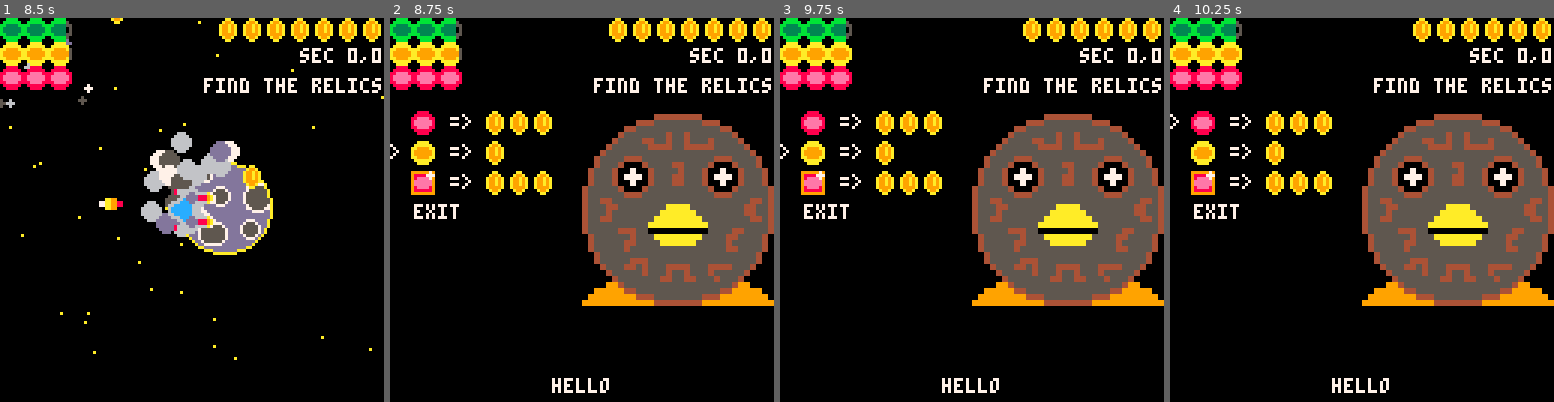
Above: before the commit, frames 1-4 (left to right).
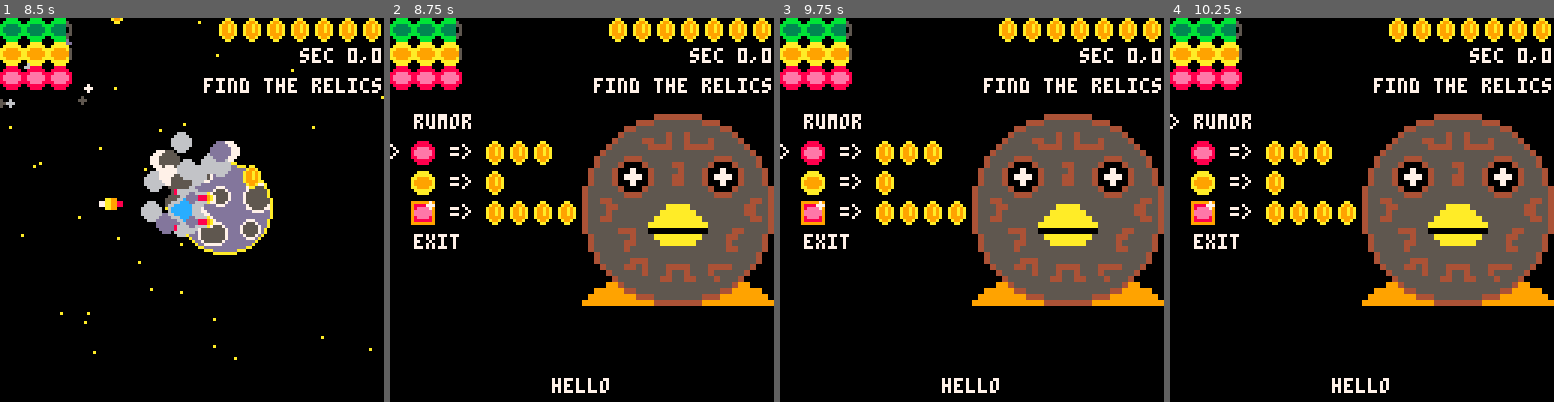
Above: after the commit, the same moments.

Repository: bobgar/pico-jam
Game: PICO-8 cartridge pico-jam.p8
The game is run twice, just before and just after one commit, with the same random seed, the same clock (stepped at 60 frames per second) and the same inputs.
Inputs:
- Up to frame 1 (8.5 s): tap X (X key) at 0.33, 1.07, 1.85, 2.97, 4.08, 5.2, 6.32, 7.43 s; tap O (Z key) at 0.7, 1.7, 2.1, 2.5, 2.9, 3.3, 3.7, 4.1, 4.5, 4.9, 5.3, 5.7, 6.1, 6.5, 6.9, 7.3, 7.7, 8.1 s; hold Right 1.6-2.1 s; hold Up 2.15-2.42 s; hold Right 2.47-3.03 s; hold Left 3.08-3.58 s; hold Down 3.63-3.97 s; hold Right 4.02-4.68 s; hold Up 4.73-5.03 s; hold Left 5.08-5.68 s; hold Down 5.73-6.03 s; hold Right 6.08-6.58 s; hold Right 6.63-7.13 s; hold Up 7.18-7.45 s; hold Right 7.5-8.07 s; hold Left from 8.12 s (still down)
- Up to frame 2 (8.75 s): tap O (Z key) at 8.5 s; tap X (X key) at 8.55 s; release Left at 8.62 s; hold Down from 8.67 s (still down)
- Up to frame 3 (9.75 s): tap O (Z key) at 8.9, 9.3, 9.7 s; release Down at 9 s; hold Right 9.05-9.72 s; tap X (X key) at 9.67 s
- Up to frame 4 (10.25 s): hold Up 9.77-10.07 s; tap O (Z key) at 10.1 s; hold Left from 10.12 s (still down)

Frame 1 is identical in both runs. In frame 2, 4.4% of the frame differs, in the area x 5-49%, y 24-61%; in frame 3, 4.6%, in the area x 5-62%, y 0-61%; in frame 4, 4.6%.

Commit message:
More stuff

Diff:
--- a/cheats.lua
+++ b/cheats.lua
@@ -1,12 +1,27 @@
 function cheat(name)
     return activecheats[name]
+end
+
+function cheatcodeasstring(c)
+    local returnstring = ""
+    for i in all(cheatcodes[c]) do
+        local j=""
+        if i == ⬆️ then j = "⬆️" end
+        if i == ⬇️ then j = "⬇️" end
+        if i == ⬅️ then j = "⬅️" end
+        if i == ➡️ then j = "➡️" end
+        if i == 🅾️ then j = "🅾️" end
+        if i == ❎ then j = "❎" end
+        returnstring = returnstring .. j
+    end
+    return returnstring
 end
 
 function cheatsinit()
     codeprogress = {}
     cheatcodes = {}
     activecheats = {}
-    cheatnames = {"cheat", "debug", "win", "mouseenabled","fastmode","allcry"}
+    cheatnames = {"cheat", "debug", "win", "mouseenabled","fastmode","allcry", "nocls"}
 
     add(cheatcodes, {⬆️,⬆️,⬇️,⬇️,⬅️,➡️,⬅️,➡️,🅾️,❎,❎})
     add(cheatcodes, {⬆️,⬇️,🅾️,❎})
@@ -14,6 +29,7 @@
     add(cheatcodes, {⬆️,⬆️,🅾️,⬆️,⬆️,❎})
     add(cheatcodes, {➡️,➡️,➡️,➡️,➡️,➡️,➡️,➡️,➡️,➡️,➡️,➡️})
     add(cheatcodes, {⬅️,🅾️,➡️,➡️,🅾️,⬅️,❎})
+    add(cheatcodes, {⬆️,➡️,⬇️,⬅️,⬆️,➡️,⬇️,⬅️})
 
     for i=1,#cheatcodes do
         add(codeprogress, 1)
--- a/planetscreen.lua
+++ b/planetscreen.lua
@@ -21,6 +21,9 @@
       else
         lastsaid = "You should check sector " .. relics[curinteractible.rumor].x .. ',' .. relics[curinteractible.rumor].y
       end
+    elseif cursorloc == maxcursorloc-1 and curinteractible.secret != nil then
+      sfx(09)
+      lastsaid = cheatcodeasstring(curinteractible.secret)
     else
       local i=cursorloc
       if curinteractible.rumor == nil then i+=1 end
@@ -60,6 +63,9 @@
       y+=10
     end
 
+    if curinteractible.secret ~= nil then print("secret", 8,y) y+=10 end
+
+
     print("exit", 8,y)
     print(lastsaid, 64 - #lastsaid*2, 120)
 
--- a/space.lua
+++ b/space.lua
@@ -107,6 +107,7 @@
   count=0
   if interactible.rumor != nil then count+=1 end
   count += #interactible.shop
+  if interactible.secret != nil then count+=1 end
   return count
 end
 
@@ -444,7 +445,7 @@
   if damagedlastframe then
     cls(8)
     damagedlastframe = false
-  else
+  elseif not cheat("nocls") then
     cls()
   end
   drawstars()
@@ -621,6 +622,8 @@
       {prob=0.5, item={type="foodupgrade", cost=rndi(3)+2}}})
       --planet['shop'][1] = {type="fuel", cost=1}
     elseif(planettype == 3) then
+      if rnd() < .03 then planet['secret'] = rndi(#cheatcodes) end
+      --if rnd() < 1.0 then planet['secret'] = rndi(#cheatcodes) end
       if rnd() < .65 then planet['rumor'] = rndi(#relics) end
       planet['shop'] = addshopitems({
         {prob=1.1, item={type="health", cost=rndi(3)}},
